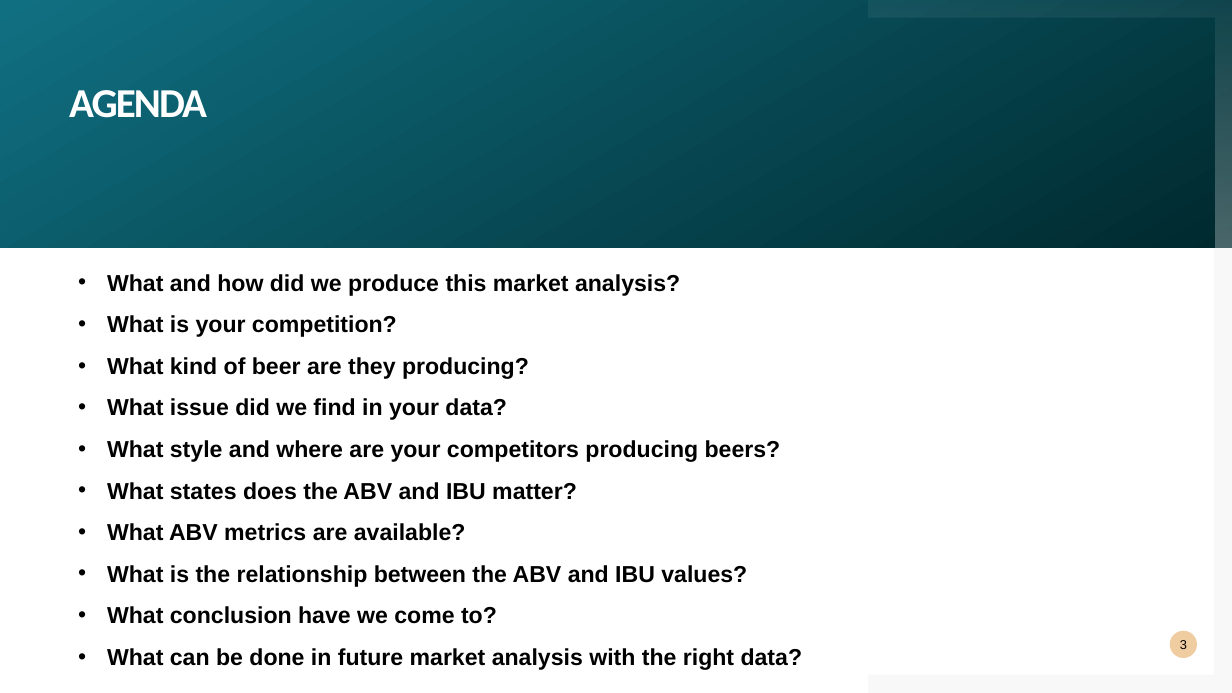
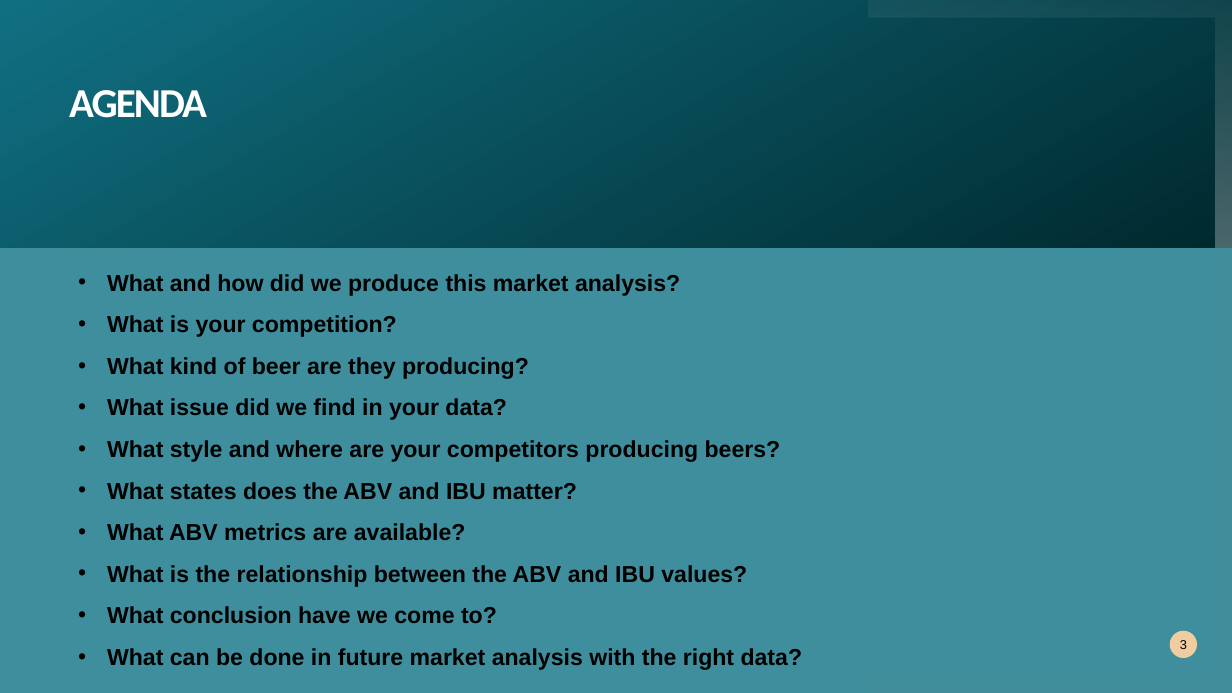
Before and after one commit to bjholmes23/msds6306-case-study-1, a slide deck: slide 3 of Presentation.pptx. Drawn at 1232x693 pixels with LibreOffice and Linux fonts; fonts in the diff are those of the drawing; background and template pictures are left out. Boxes give left, top, right and bottom in pixels: in the first picture for what was removed or moved away, otherwise in the second. Text is boxed around its words. In the diff, an @@ line names an element or a change of style, - is before the commit and + after.

Commit message:
Updated ppt base

```diff
--- a/Presentation.pptx
+++ b/Presentation.pptx
@@ background picture (left out) to #3F8E9D @@
```
Also in this commit, not shown: 1 other file.
